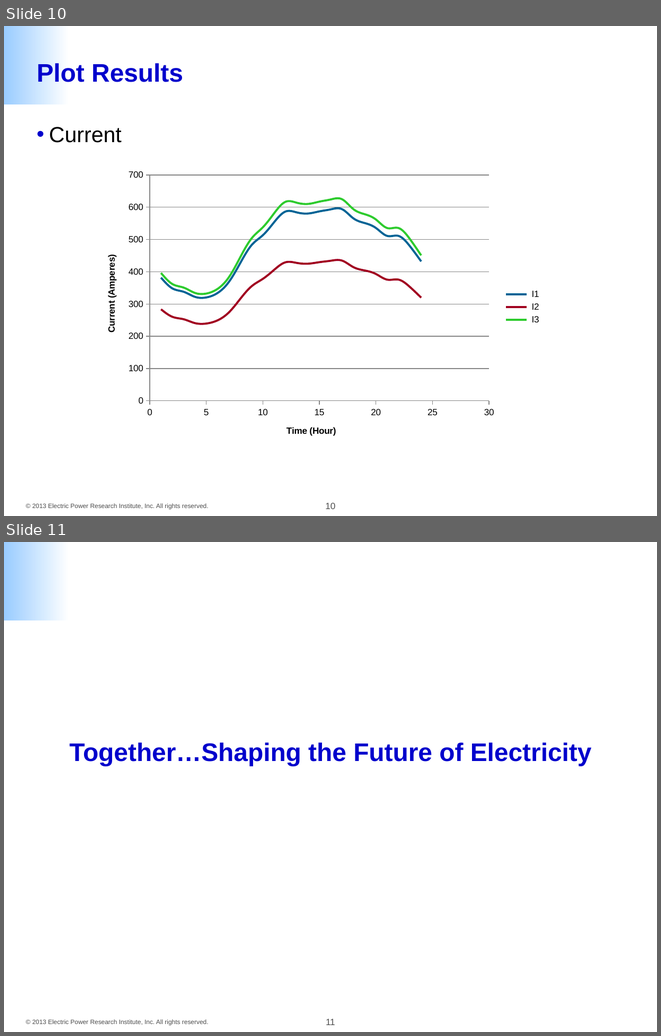
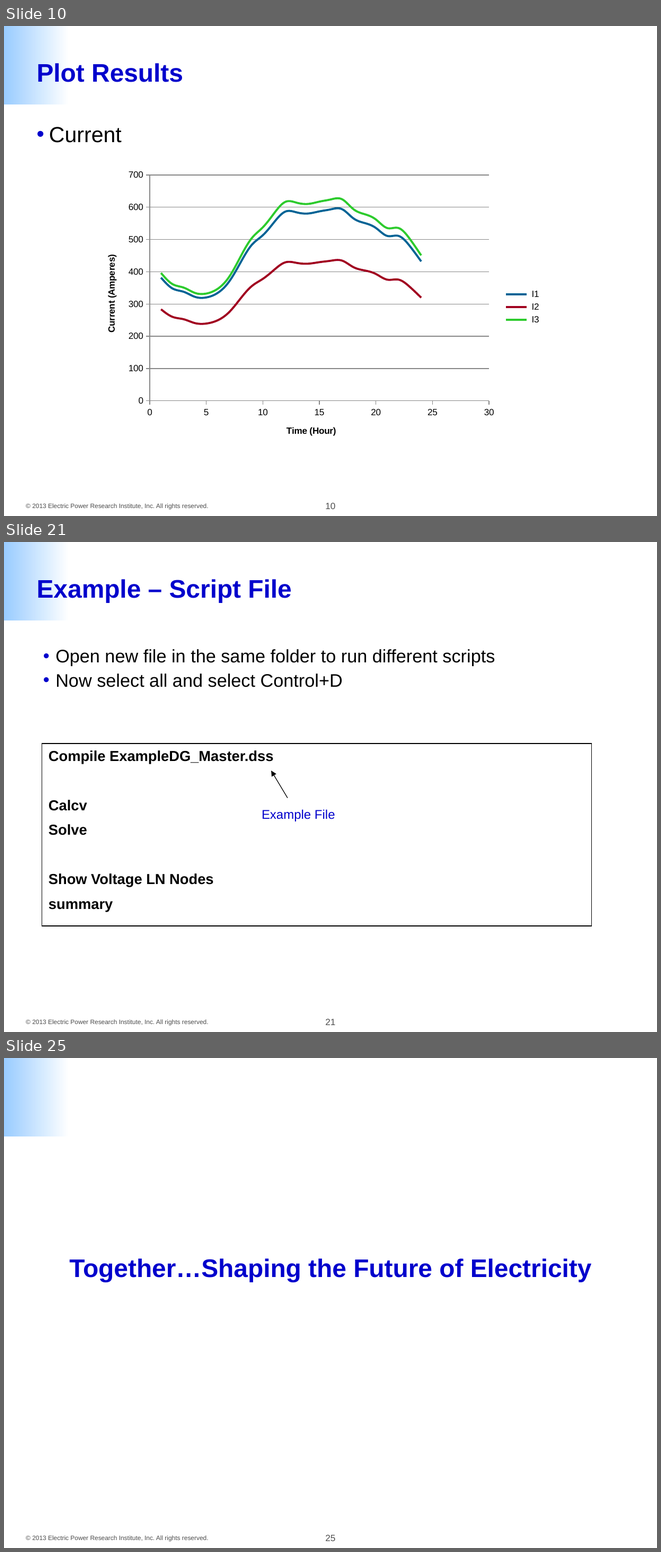
Before and after one commit to dss-extensions/opendss-svn-mirror, a slide deck: trunk/Training/OpenDSS Example Scripts.pptx. Shown one above the other, each under a label of ours: slides 10 and 11 before the commit, slides 10, 21 and 25 after it; the slides between them are not shown. The pictures are 661x1036 and 661x1552 pixels, drawn with LibreOffice and Linux fonts; fonts in the diff are those of the drawing; background and template pictures are left out. Boxes give left, top, right and bottom in pixels: in the first picture for what was removed or moved away, otherwise in the second. Text is boxed around its words. In the diff, an @@ line names an element or a change of style, - is before the commit and + after.

Commit message:
Update to Bob's example scripts ppt file.

```diff
--- a/trunk/Training/OpenDSS Example Scripts.pptx
+++ b/trunk/Training/OpenDSS Example Scripts.pptx
@@ slide 21 added at (4,542,657,1032), background #FFFFFF; not listed: 3 template elements that a slide beside it also shows @@
@@ title added at (37,579,291,602), 28 pt, text #0000CC, bold @@
+Example – Script File
@@ text added at (55,649,495,687), 20 pt, text #000000 @@
+• Open new file in the same folder to run different scripts
+• Now select all and select Control+D
@@ rectangle added at (42,743,592,925), outline #000000 0.75 pt, 16 pt, text #000000, bold @@
+Compile ExampleDG_Master.dss
+Calcv
+Solve
+Show Voltage LN Nodes
+summary
@@ arrow added from (288, 798) to (271, 770), #000000 0.75 pt @@
@@ text added at (262,809,335,821), 14 pt, text #0000CC @@
+Example File
@@ what was slide 11 is now slide 25 @@
@@ page number at (325,1534,335,1541): text changed @@
-11
+25
```
Also in this commit, not shown: 1 slide changed, 13 other slides added.
